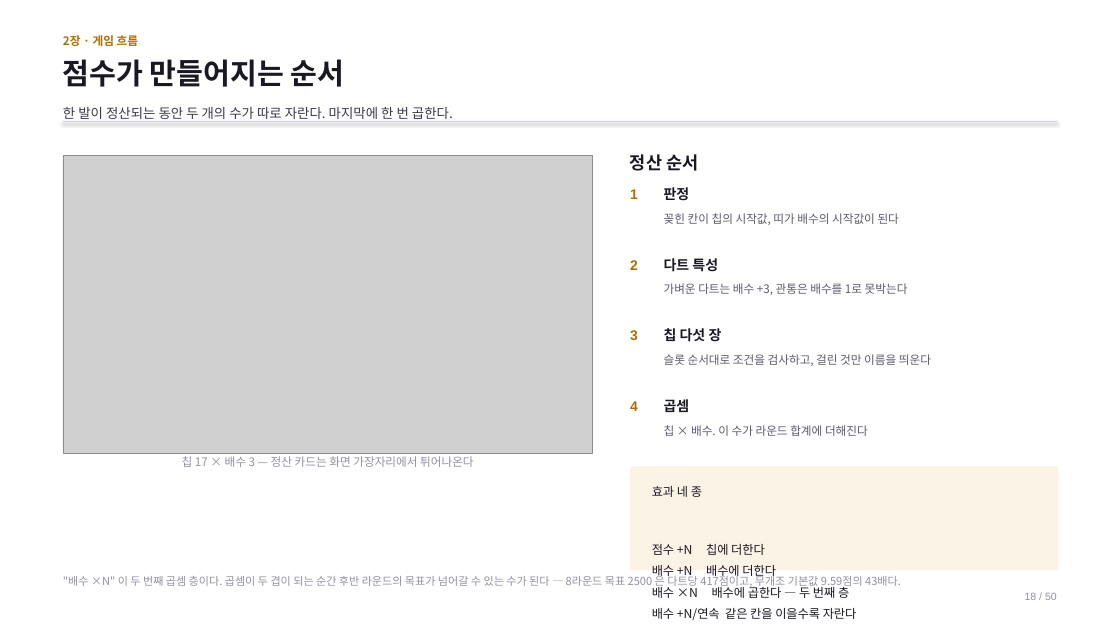
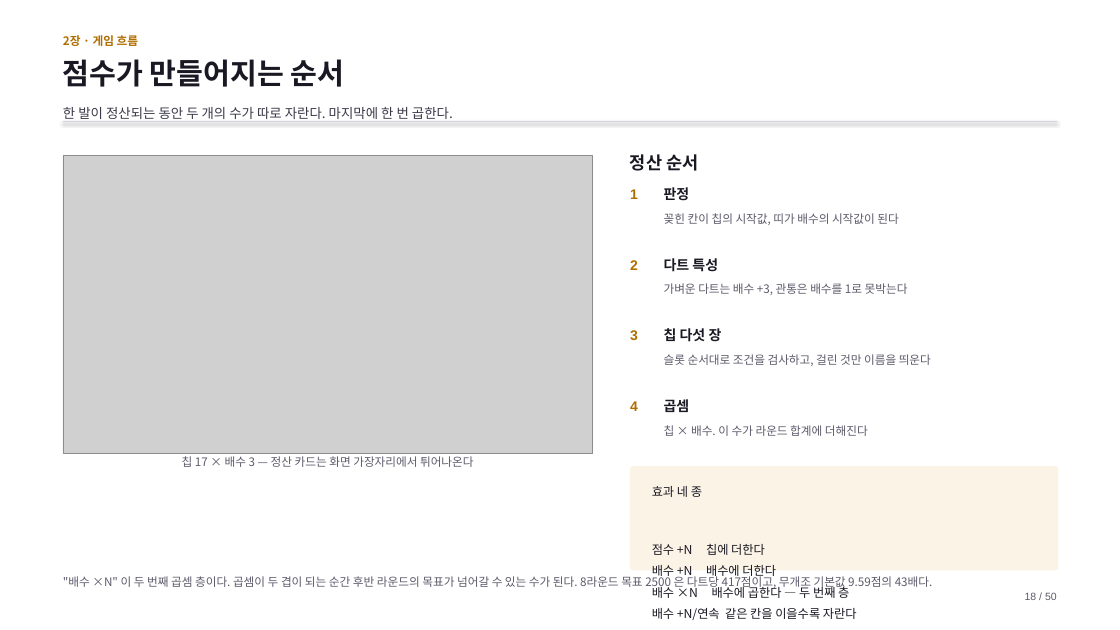
Before and after one commit to GGbong69/test-03, a slide deck: slide 18 of docs/기획서.pptx. Drawn at 1120x630 pixels with LibreOffice and Linux fonts; fonts in the diff are those of the drawing; grey boxes stand for pictures. Boxes give left, top, right and bottom in pixels: in the first picture for what was removed or moved away, otherwise in the second. Text is boxed around its words. In the diff, an @@ line names an element or a change of style, - is before the commit and + after.

```diff
--- a/docs/기획서.pptx
+++ b/docs/기획서.pptx
@@ text "칩 17 × 배수 3 ..." at [182,456,474,467]: text colour #9490A1 to #5E5A6B @@
@@ text at [63,574,933,590]: text changed; size 9.5 to 10 pt; text colour #9490A1 to #5E5A6B @@
-"배수 ×N" 이 두 번째 곱셈 층이다. 곱셈이 두 겹이 되는 순간 후반 라운드의 목표가 넘어갈 수 있는 수가 된다 — 8라운드 목표 2500 은 다트당 417점이고, 무개조 기본값 9.59점의 43배다.
+"배수 ×N" 이 두 번째 곱셈 층이다. 곱셈이 두 겹이 되는 순간 후반 라운드의 목표가 넘어갈 수 있는 수가 된다. 8라운드 목표 2500 은 다트당 417점이고, 무개조 기본값 9.59점의 43배다.
@@ text "18 / 50" at [1025,592,1057,600]: text colour #9490A1 to #5E5A6B @@
```
Also in this commit, not shown: 49 other slides changed.
